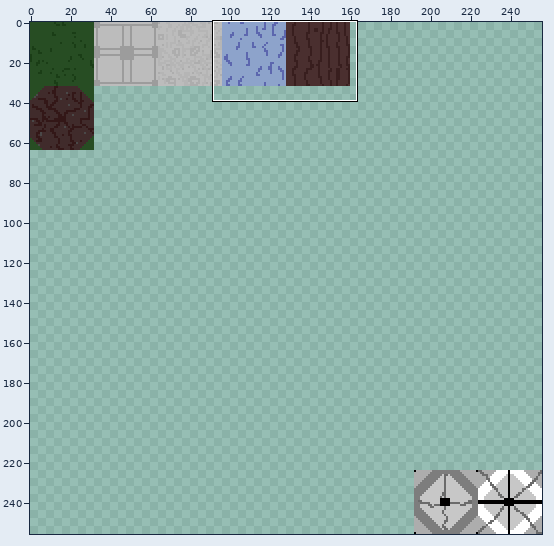
Edited in one commit: sprite sheet (LD27_PROJECT/img temp/ready/blockSheet.png). Above, an overview of the earlier version with the close-up marked.
Close-up. First the earlier version:
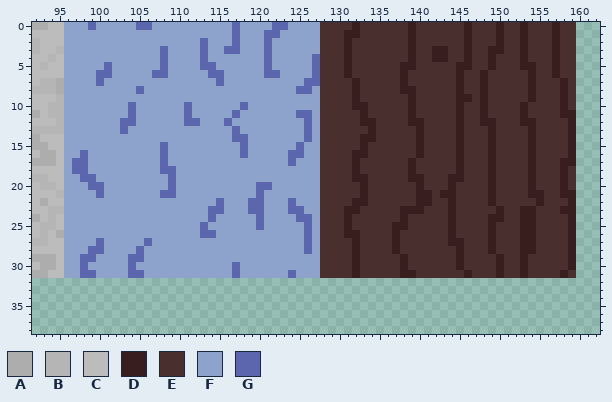
The file is 256x256 pixels. Colours within 5 levels of each other are drawn and written as one. Shown: x 92..162, y 0..38. The commit also changed other parts of the picture, which this record leaves out.
Palette (. is transparent): A #adadad  B #b5b5b5  C #bcbcbc  D #381e1e  E #4a2f2f  F #8da3cb  G #5c66ae
After:
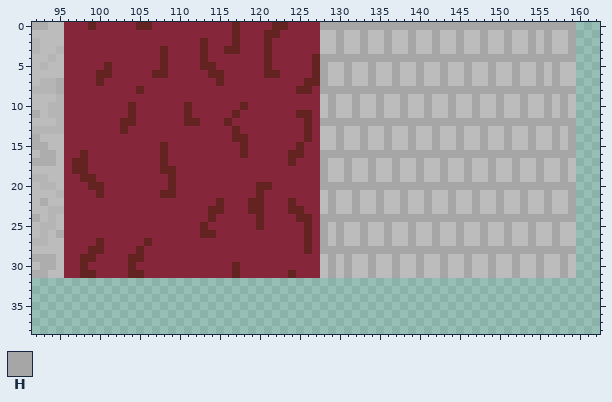
Colours new in this view: H #a6a6a6
From old to new:
@@ palette @@
-F #8da3cb
+F #86263b
-G #5c66ae
+G #632321
@@ x 126..161 @@
- 0 FFEEEEDEEEEEEDEEEEEEDEEEDEEDEEEDEE..
- 1 FFEEEDDEEEEEEDEEEEEEDEEEDEEDEEEDEE..
- 2 FFEEEDEEEEEEEDEEEEEEDEEEDEEDEEEDEE..
- 3 FFEEEDEEEEEEEDEEDDEEDEEDDEEDEEEDEE..
- 4 FGEEEDEEEEEEEDEEDDEEDEEDEEEDEEEDEE..
- 5 FGEEEDEEEEEEDDEEEEEDDEEDEEEDDEEDEE..
- 6 FGEEEDEEEEEEDEEEEEEDEEDEEEEEDEEDEE..
- 7 GGEEEEDEEEEEDEEEEEEDEEDEEEEEDEEEDE..
- 8 GFEEEEDEEEEEDDEEEEEDEEDEEEEEDEEEDE..
- 9 FFEEEEDEEEEEEDEEEEEDDEDEEEEEDEEEDE..
-10 FFEEEEDDEEEEEDEEEEEDEEDEEEEDEEEEDE..
-11 GFEEEEEDEEEEEDEEEEEDEEDEEEEDEEEEDD..
-12 GFEEEEEDDEEEEDDEEEEDEEDDEEEDDEEEED..
-13 GFEEEEEEDEEEEEDEEEEDEEEDEEEEDEEEED..
-14 GFEEEEEDDEEEEEDEEEEDEEEDEEEEDEEEED..
-15 FFEEEEEDEEEEEEDEEEEDEEEDEEEEDEEEED..
-16 FFEEEEDDEEEEEEDEEEEDEEEDEEEEDEEEED..
-17 FFEEEEDEEEEEEDEEEEEDEEEDEEEEDEEEDD..
-18 FFEEEEDEEEEEEDEEEEEDEEEDEEEEDEEEDE..
-19 FFEEEEDDEEEEEDDEEEDDEEEDEEEEDEEEDE..
-20 FFEEEEEDEEEEEEDEEEDEEEEDEEEEDEEEDE..
-21 FFEEEEEDEEEEEEDDEDDEEEEDEEEEDDEEDD..
-22 FFEEEEDDEEEEEEDDEEDEEEEDEEEEEDEEED..
-23 FFEEEDDEEEEEDDDEEEDEEEEEDEEDDEEEDD..
-24 GFEEEDEEEEEEDEEEEEDEEEEDDEEDDEEEED..
-25 GFEEEDEEEEEDDEEEEEDEEEEDEEEDDEEEED..
-26 GFEEEDDEEEEDEEEEEEDEEEEDEEEDDEEEED..
-27 GFEEEEDEEEEDEEEEEEDDEEEDEEEDDEEEED..
-28 GFEEEEDEEEEDEEEEEEEDEEEDEEEDDEEEED..
-29 FFEEEEDEEEEEDEEEEEEDEEEEDEEDEEEEED..
-30 FFEEEEDEEEEEDEEEEEEDEEEEDEEDEEEEED..
-31 FFEEEEDEEEEEDDEEEEEEDEEEDEEDEEEEDE..
+ 0 FFHHHHHHHHHHHHHHHHHHHHHHHHHHHHHHHH..
+ 1 FFCCHCCHCCHCCHCCHCCHCCHCCHCCHCHCCH..
+ 2 FFCCHCCHCCHCCHCCHCCHCCHCCHCCHCHCCH..
+ 3 FFCCHCCHCCHCCHCCHCCHCCHCCHCCHCHCCH..
+ 4 FGHHHHHHHHHHHHHHHHHHHHHHHHHHHHHHHH..
+ 5 FGHCCHCCHCCHCCHCCHCCHCCHCCHCCHCHCC..
+ 6 FGHCCHCCHCCHCCHCCHCCHCCHCCHCCHCHCC..
+ 7 GGHCCHCCHCCHCCHCCHCCHCCHCCHCCHCHCC..
+ 8 GFHHHHHHHHHHHHHHHHHHHHHHHHHHHHHHHH..
+ 9 FFCHCCHCCHCCHCCHCCHCCHCCHCCHCCHCHC..
+10 FFCHCCHCCHCCHCCHCCHCCHCCHCCHCCHCHC..
+11 GFCHCCHCCHCCHCCHCCHCCHCCHCCHCCHCHC..
+12 GFHHHHHHHHHHHHHHHHHHHHHHHHHHHHHHHH..
+13 GFCCHCCHCCHCCHCCHCCHCCHCCHCCHCCHCH..
+14 GFCCHCCHCCHCCHCCHCCHCCHCCHCCHCCHCH..
+15 FFCCHCCHCCHCCHCCHCCHCCHCCHCCHCCHCH..
+16 FFHHHHHHHHHHHHHHHHHHHHHHHHHHHHHHHH..
+17 FFHCCHCCHCCHCCHCCHCCHCCHCCHCCHCCHC..
+18 FFHCCHCCHCCHCCHCCHCCHCCHCCHCCHCCHC..
+19 FFHCCHCCHCCHCCHCCHCCHCCHCCHCCHCCHC..
+20 FFHHHHHHHHHHHHHHHHHHHHHHHHHHHHHHHH..
+21 FFCHCCHCCHCCHCCHCCHCCHCCHCCHCCHCCH..
+22 FFCHCCHCCHCCHCCHCCHCCHCCHCCHCCHCCH..
+23 FFCHCCHCCHCCHCCHCCHCCHCCHCCHCCHCCH..
+24 GFHHHHHHHHHHHHHHHHHHHHHHHHHHHHHHHH..
+25 GFHCHCCHCCHCCHCCHCCHCCHCCHCCHCCHCC..
+26 GFHCHCCHCCHCCHCCHCCHCCHCCHCCHCCHCC..
+27 GFHCHCCHCCHCCHCCHCCHCCHCCHCCHCCHCC..
+28 GFHHHHHHHHHHHHHHHHHHHHHHHHHHHHHHHH..
+29 FFCHCHCCHCCHCCHCCHCCHCCHCCHCCHCCHC..
+30 FFCHCHCCHCCHCCHCCHCCHCCHCCHCCHCCHC..
+31 FFCHCHCCHCCHCCHCCHCCHCCHCCHCCHCCHC..
 32 ....................................
Pixel boxes of the changes (left, top, right, bottom) in both close-ups:
changed: (64, 22, 576, 278)
